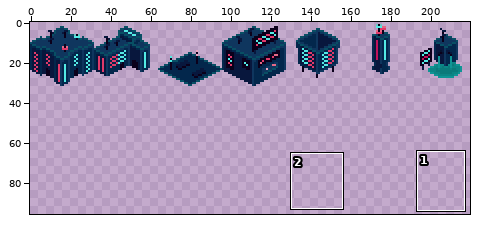
File history of a pixel-art file, bgj2024.2/graphics/Tiles/Buildings.aseprite. Above: a wide view before the commit, with the close-up outlined.
Close-up. Before the edit:
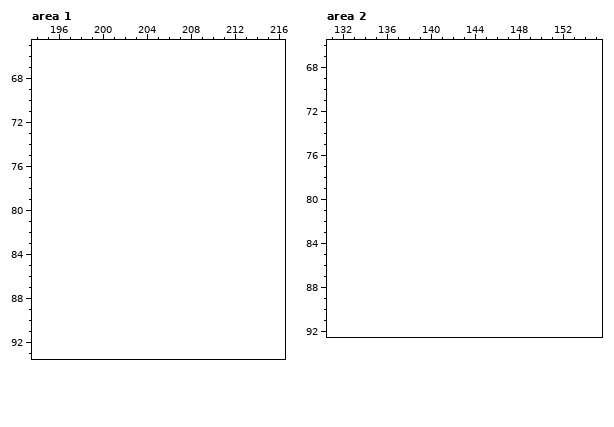
224x32 pixels, 1 frame. Shown: area 1: x 194..216, y 65..93; area 2: x 131..155, y 66..92. The old version is drawn lined up with the new one, on the new canvas. The wide view leaves out empty margins. The commit also changed other parts of the picture, which this record leaves out.
Palette (. is transparent): 
The same view after the edit:
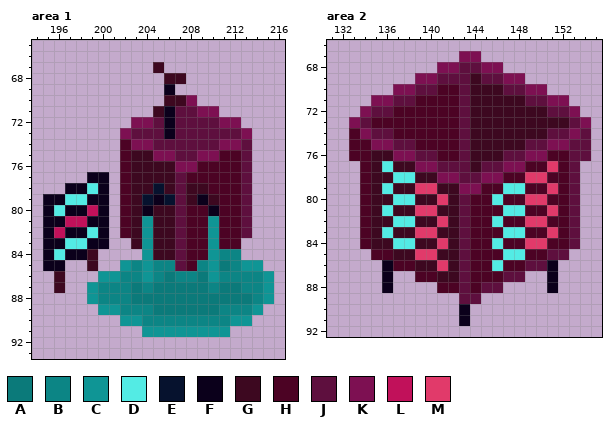
Colours new in this view: A #0b7a7a  B #0c8585  C #0f9595  D #53ebe4  E #06122e  F #0b001b  G #3d0820  H #4c0324  J #5e0f3e  K #7d1052  L #c1115a  M #e13a6a
Change:
{"change": "canvas 224x32 -> 224x96"}
{"where": "area 1"}
{"y":67,"x":205,"old":".","new":"G"}
{"y":68,"x":206,"old":"..","new":"GG"}
{"y":69,"x":206,"old":".","new":"F"}
{"y":70,"x":206,"old":"...","new":"GGK"}
{"y":71,"x":205,"old":"......","new":"GFJJKK"}
{"y":72,"x":203,"old":"..........","new":"KKJFJJJJKK"}
{"y":73,"x":202,"old":"............","new":"KJJJFJJJJJJK"}
{"y":74,"x":202,"old":"............","new":"HKKJJJJJJKKJ"}
{"y":75,"x":202,"old":"............","new":"HGGKKJJKKHHJ"}
{"y":76,"x":202,"old":"............","new":"HGGGGKKHHHHJ"}
{"y":77,"x":199,"old":"..","new":"FF"}
{"y":77,"x":202,"old":"............","new":"HGGGGJHHHHHJ"}
{"y":78,"x":197,"old":"....","new":"FFDF"}
{"y":78,"x":202,"old":"............","new":"HGGEGJGGHHHJ"}
{"y":79,"x":195,"old":"......","new":"FFDDFF"}
{"y":79,"x":202,"old":"............","new":"HGEFEJGFGHHJ"}
{"y":80,"x":195,"old":"......","new":"FDFFLF"}
{"y":80,"x":202,"old":"............","new":"HGFGGJHHFHHJ"}
{"y":81,"x":195,"old":"......","new":"FFLLFF"}
{"y":81,"x":202,"old":"............","new":"HGCGGJHHCHHJ"}
{"y":82,"x":195,"old":"......","new":"FLFFDF"}
{"y":82,"x":202,"old":"............","new":"HGCGGJHHCHHJ"}
{"y":83,"x":195,"old":"......","new":"FFDDFF"}
{"y":83,"x":203,"old":"..........","new":"GCGGJHHCHH"}
{"y":84,"x":195,"old":".....","new":"FDFFG"}
{"y":84,"x":204,"old":".........","new":"CGGJHHCBB"}
{"y":85,"x":195,"old":"..","new":"FF"}
{"y":85,"x":199,"old":".","new":"G"}
{"y":85,"x":202,"old":".............","new":"CBCBBJHBCABCC"}
{"y":86,"x":196,"old":".","new":"G"}
{"y":86,"x":200,"old":"................","new":"CCBBCBABBACBBBBC"}
{"y":87,"x":196,"old":".","new":"G"}
{"y":87,"x":199,"old":".................","new":"CBBBABAAAAABAABBC"}
{"y":88,"x":199,"old":".................","new":"CBBBAAAAAAAAAAABC"}
{"y":89,"x":200,"old":"...............","new":"CCBBBAAAAAABBBC"}
{"y":90,"x":202,"old":"............","new":"CCBBBBBBBBCC"}
{"y":91,"x":204,"old":"........","new":"CCCCCCCC"}
{"where": "area 2"}
{"y":67,"x":143,"old":"..","new":"KK"}
{"y":68,"x":141,"old":"......","new":"KKJJKK"}
{"y":69,"x":139,"old":"..........","new":"KKJJJGJJKK"}
{"y":70,"x":137,"old":"..............","new":"KKJJHHJGGGJJKK"}
{"y":71,"x":135,"old":"..................","new":"KKJJHHHHJGGGGGJJKK"}
{"y":72,"x":134,"old":"....................","new":"KJJHHHHHHJGGGGGGGJJK"}
{"y":73,"x":133,"old":"......................","new":"KJHHHHHHHHJGGGGGGGGGJK"}
{"y":74,"x":133,"old":"......................","new":"HKJJHHHHHHJGGGGGGGJJKJ"}
{"y":75,"x":133,"old":"......................","new":"HHKKJJHHHHJGGGGGJJKKJJ"}
{"y":76,"x":133,"old":"......................","new":"HHGGKKJJHHJGGGJJKKHHJJ"}
{"y":77,"x":134,"old":"....................","new":"HGDGGKKJJJGJJKKHHMHJ"}
{"y":78,"x":134,"old":"....................","new":"HGGDDGGKKJJKKHHMMHHJ"}
{"y":79,"x":134,"old":"....................","new":"HGDGGMMGGKKHHDDHHMHJ"}
{"y":80,"x":134,"old":"....................","new":"HGGDDGGMGJHHDHHMMHHJ"}
{"y":81,"x":134,"old":"....................","new":"HGDGGMMGGJHHHDDHHMHJ"}
{"y":82,"x":134,"old":"....................","new":"HGGDDGGMGJHHDHHMMHHJ"}
{"y":83,"x":134,"old":"....................","new":"HGDGGMMGGJHHHDDHHMHJ"}
{"y":84,"x":134,"old":"....................","new":"HGGDDGGMGJHHDHHMMHHJ"}
{"y":85,"x":135,"old":"..................","new":"HHGGMMGGJHHHDDHHJJ"}
{"y":86,"x":136,"old":"................","new":"FHHGGMGJHHDHHJJF"}
{"y":87,"x":136,"old":".","new":"F"}
{"y":87,"x":139,"old":"..........","new":"HHGGJHHHJJ"}
{"y":87,"x":151,"old":".","new":"F"}
{"y":88,"x":136,"old":".","new":"F"}
{"y":88,"x":141,"old":"......","new":"HHJHJJ"}
{"y":88,"x":151,"old":".","new":"F"}
{"y":89,"x":143,"old":"..","new":"JJ"}
{"y":90,"x":143,"old":".","new":"F"}
{"y":91,"x":143,"old":".","new":"F"}
{"label":"added","picture_box":[43,62,274,337]}
{"label":"added","picture_box":[349,51,591,326]}
